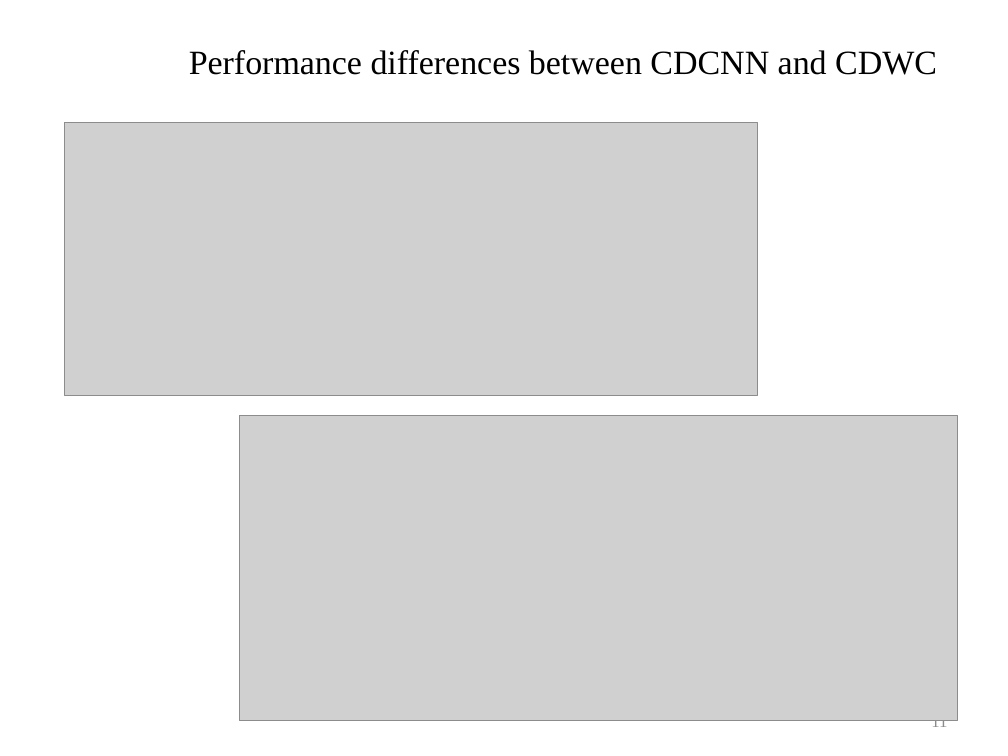
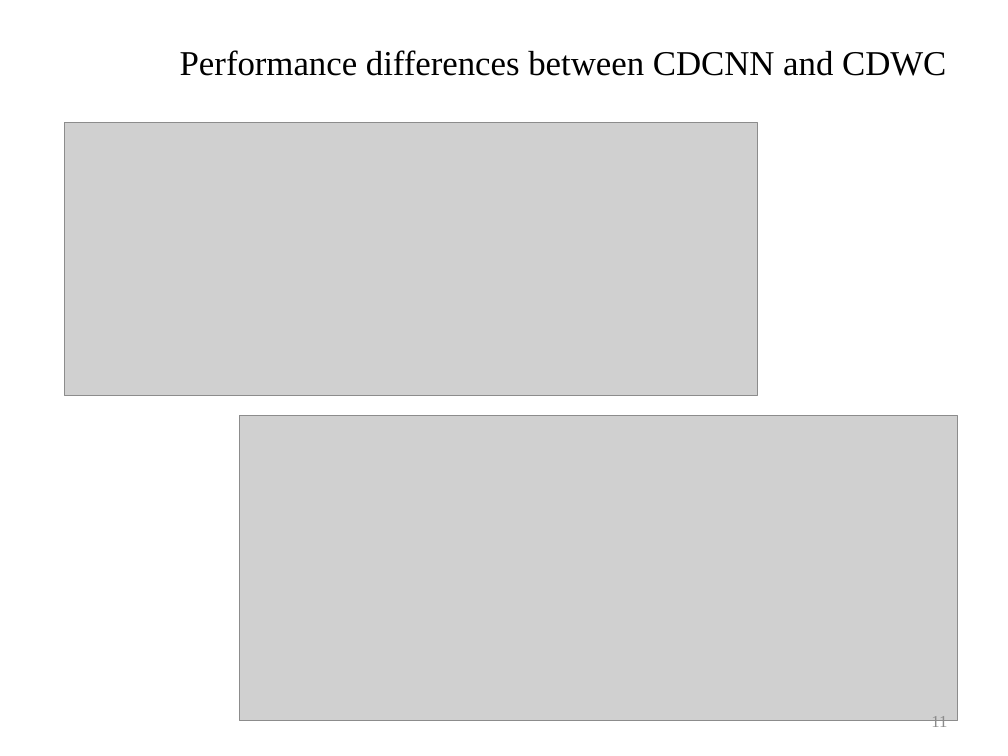
Before and after one commit to wintera1233/cdcnn, a slide deck: slide 11 of reports/10-22.pptx. Drawn at 1008x756 pixels with LibreOffice and Linux fonts; fonts in the diff are those of the drawing; grey boxes stand for pictures; background and template pictures are left out. Boxes give left, top, right and bottom in pixels: in the first picture for what was removed or moved away, otherwise in the second. Text is boxed around its words. In the diff, an @@ line names an element or a change of style, - is before the commit and + after.

```diff
--- a/reports/10-22.pptx
+++ b/reports/10-22.pptx
@@ title "Performance differences between CDCNN and ..." at box(180, 50, 946, 76): size 24.3 to 24.8 pt @@
@@ page number at box(931, 716, 947, 727): text colour #8C8C8C to #8B8B8B @@
```
Also in this commit, not shown: 20 other slides changed, 6 other files.
